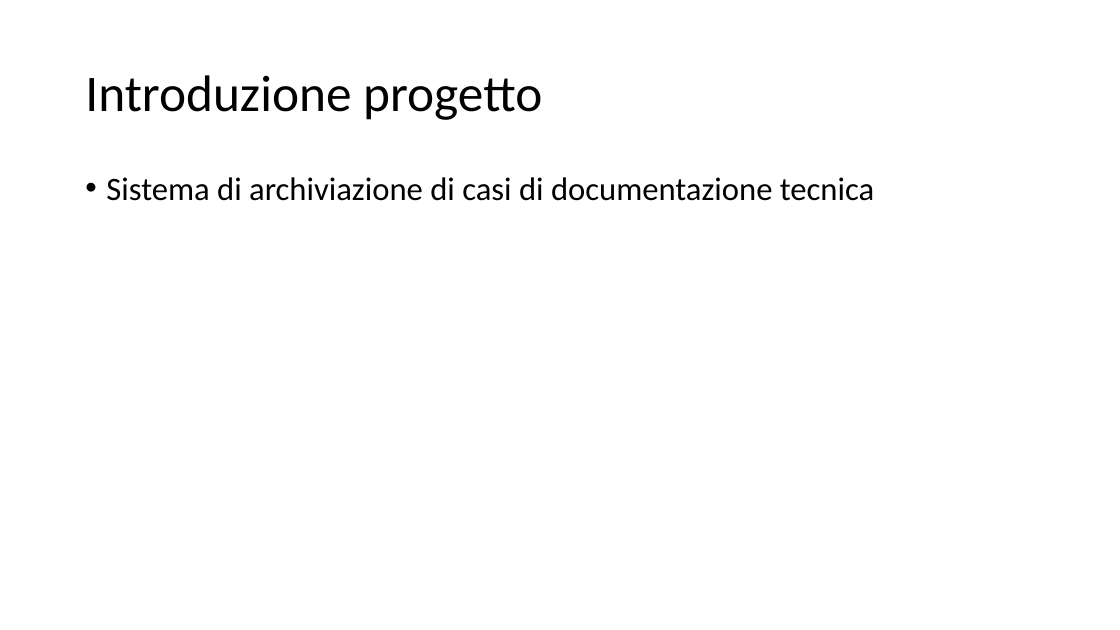
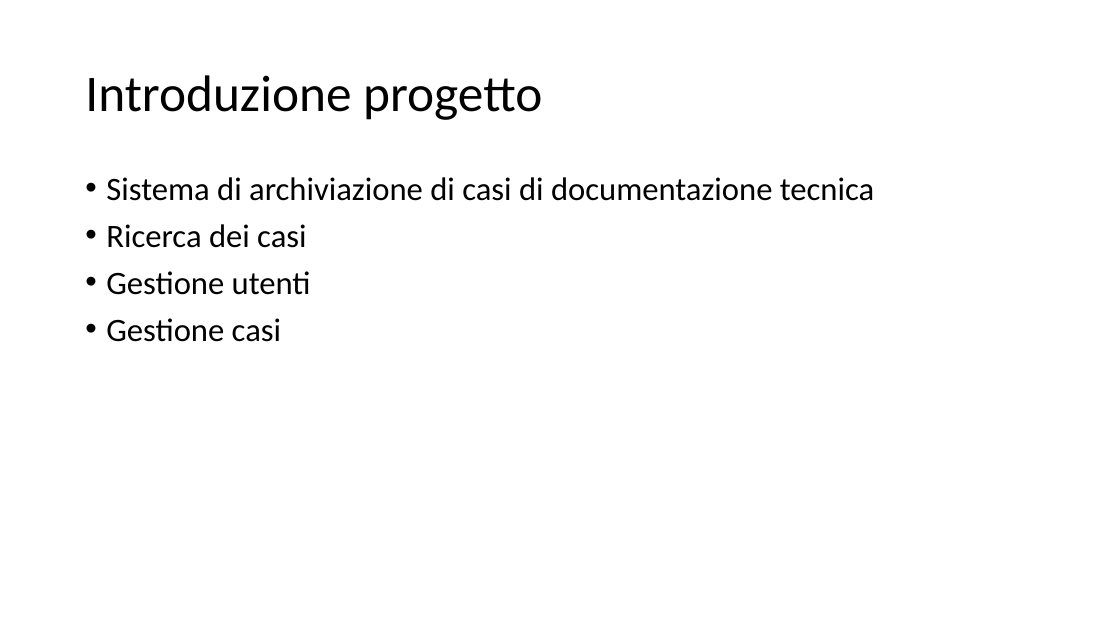
Before and after one commit to bryanbeffa/Knowledge-Base, a slide deck: slide 3 of Presentation/Knowledge Base.pptx. Drawn at 1120x630 pixels with LibreOffice and Linux fonts; fonts in the diff are those of the drawing. Boxes give left, top, right and bottom in pixels: in the first picture for what was removed or moved away, otherwise in the second. Text is boxed around its words. In the diff, an @@ line names an element or a change of style, - is before the commit and + after.

Commit message:
updated presentation

```diff
--- a/Presentation/Knowledge Base.pptx
+++ b/Presentation/Knowledge Base.pptx
@@ text at (106, 224, 311, 342): paragraphs added @@
+• Ricerca dei casi
+• Gestione utenti
+• Gestione casi
```
Also in this commit, not shown: 1 slide added.
